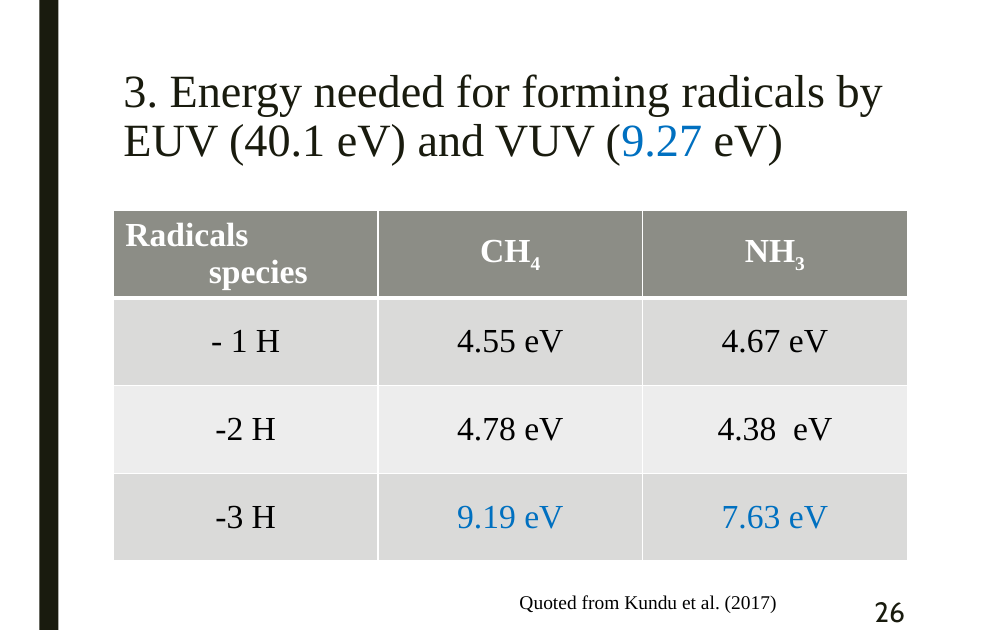
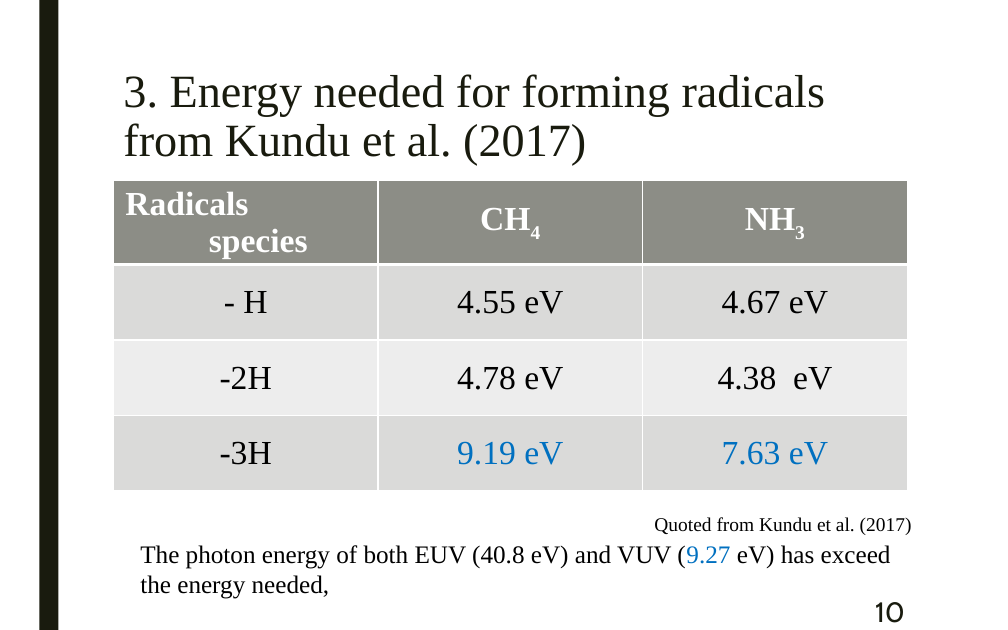
Before and after one commit to samuello1228/lily, a slide deck: slide 10 of doc/VUV and EUV irradiation of CH4 + NH3.pptx (slide 26 before the commit). Drawn at 1008x630 pixels with LibreOffice and Linux fonts; fonts in the diff are those of the drawing. Boxes give left, top, right and bottom in pixels: in the first picture for what was removed or moved away, otherwise in the second. Text is boxed around its words. In the diff, an @@ line names an element or a change of style, - is before the commit and + after.

```diff
--- a/doc/VUV and EUV irradiation of CH4 + NH3.pptx
+++ b/doc/VUV and EUV irradiation of CH4 + NH3.pptx
@@ title at [123,74,825,166]: text changed @@
-3. Energy needed for forming radicals by EUV (40.1 eV) and VUV (9.27 eV)
+3. Energy needed for forming radicals from Kundu et al. (2017)
@@ table at [114,180,906,498] @@
-row 2, column 1: - 1 H
+row 2, column 1: - H
-row 3, column 1: -2 H
+row 3, column 1: -2H
-row 4, column 1: -3 H
+row 4, column 1: -3H
@@ table: place and size @@
-table at [113,210,905,563]
+table at [114,180,906,498]
@@ text "Quoted from Kundu et al. ...": place and size @@
-text "Quoted from Kundu et al. ..." at [519,595,777,613]
+text "Quoted from Kundu et al. ..." at [654,517,912,535]
@@ text added at [140,545,891,599], 18 pt, text #000000 @@
+The photon energy of both EUV (40.8 eV) and VUV (9.27 eV) has exceed
+the energy needed,
@@ page number at [875,602,905,623]: text changed @@
-26
+10
```
Also in this commit, not shown: 9 other slides changed, 1 other file.
